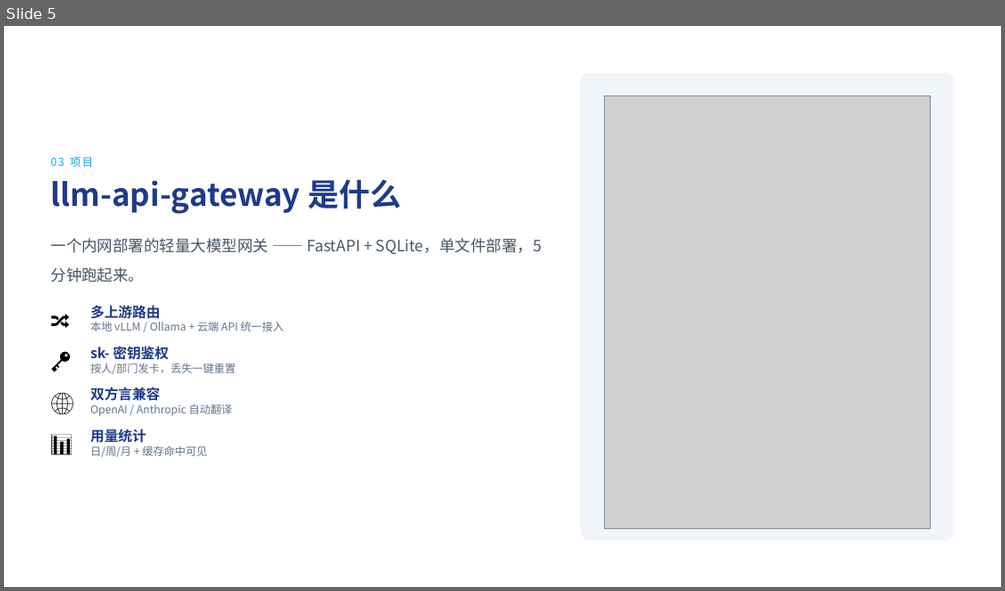
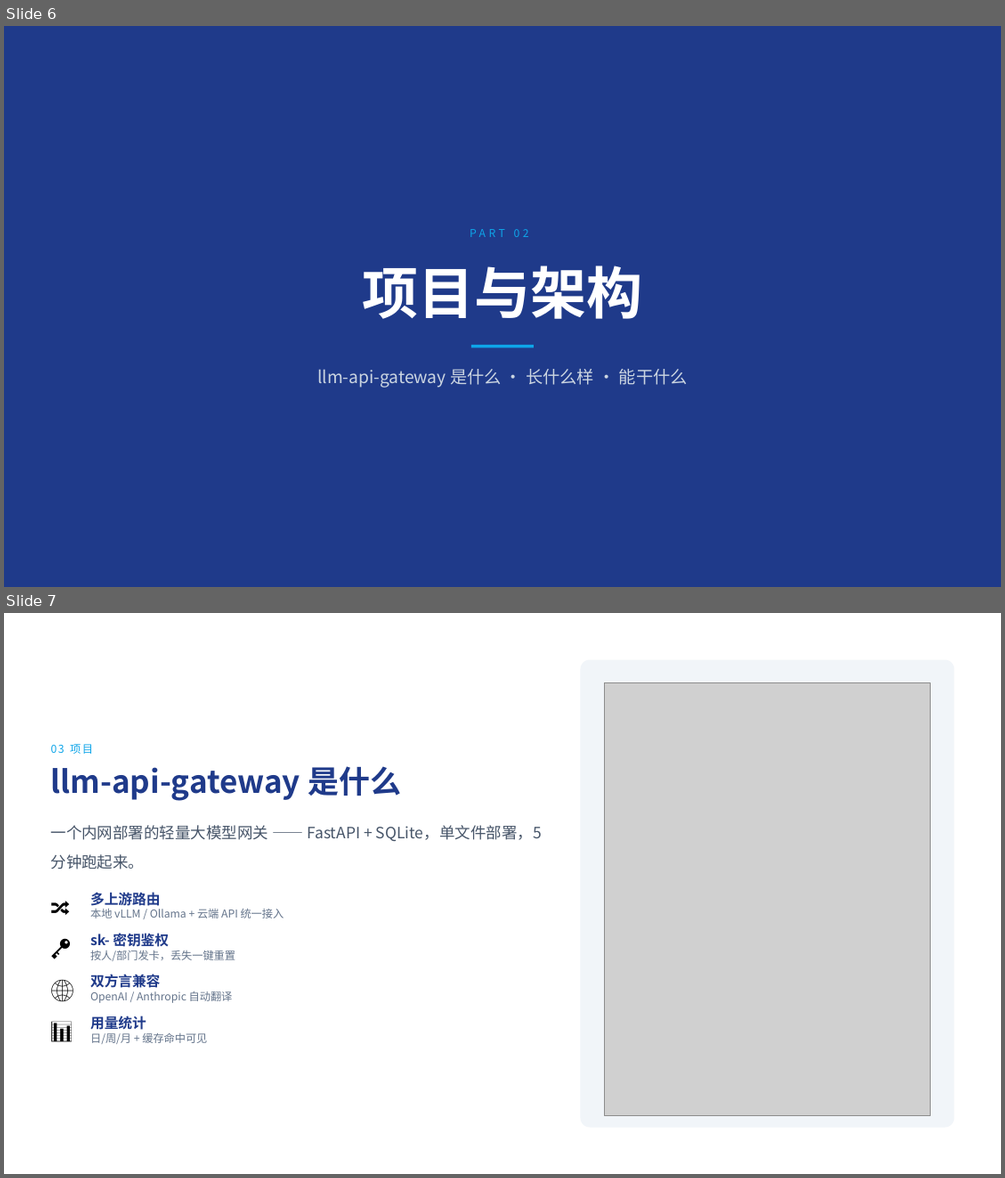
Before and after one commit to boonya-hrgk/llm-api-gateway, a slide deck: docs/llm-api-gateway汇报/AI网关如何在企业中实现大模型自动化编程落地.pptx. Shown one above the other, each under a label of ours: slide 5 before the commit, slides 6 and 7 after it. The pictures are 1005x591 and 1005x1178 pixels, drawn with LibreOffice and Linux fonts; fonts in the diff are those of the drawing; grey boxes stand for pictures. Boxes give left, top, right and bottom in pixels: in the first picture for what was removed or moved away, otherwise in the second. Text is boxed around its words. In the diff, an @@ line names an element or a change of style, - is before the commit and + after.

```diff
--- a/docs/llm-api-gateway汇报/AI网关如何在企业中实现大模型自动化编程落地.pptx
+++ b/docs/llm-api-gateway汇报/AI网关如何在企业中实现大模型自动化编程落地.pptx
@@ slide 6 added at (4, 26, 1001, 587), background #FFFFFF @@
@@ rectangle added at (4, 26, 1001, 587), fill #1F3A8A @@
@@ text added at (469, 229, 529, 237), 10.5 pt, text #0EA5E9 @@
+PART 02
@@ text added at (362, 265, 642, 319), 54 pt, text #FFFFFF, bold @@
+项目与架构
@@ rectangle added at (471, 345, 534, 347), fill #0EA5E9 @@
@@ text added at (317, 369, 688, 387), 16.5 pt, text #CBD5E1 @@
+llm-api-gateway 是什么 · 长什么样 · 能干什么
@@ what was slide 5 is now slide 7 @@
```
Also in this commit, not shown: 8 slides changed, 3 other slides added, 19 other files.
